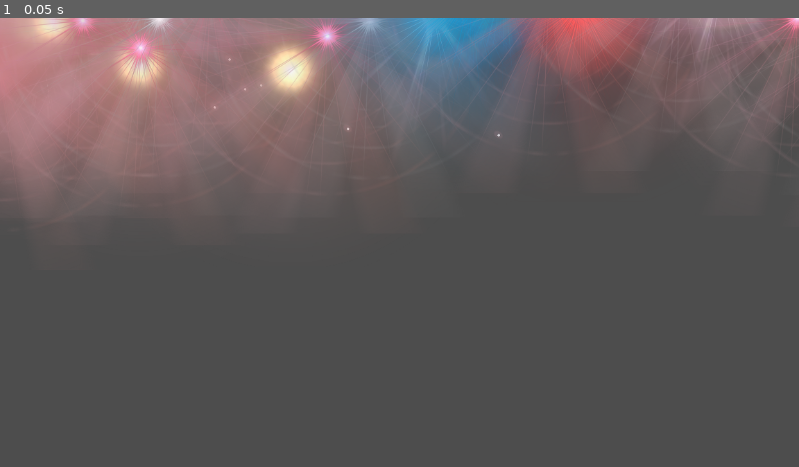
Above: before the commit, frame 1.
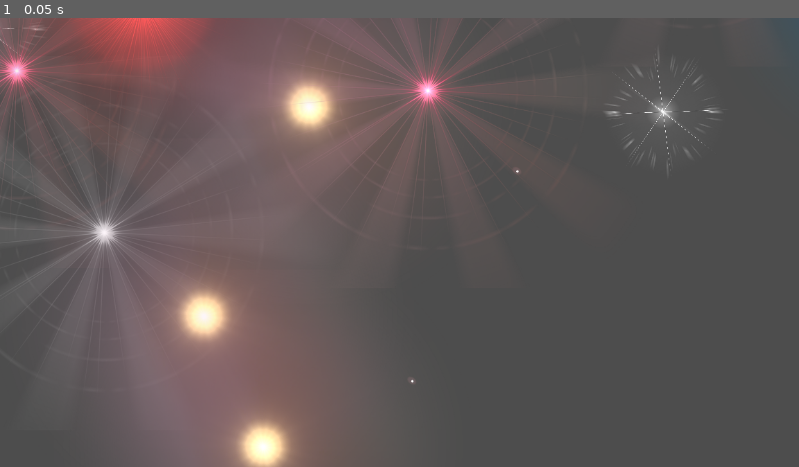
Above: after the commit, the same moment.

Repository: RedChaosWolf92/StarGenerationPracticeMKI
Game: Godot game, scene res://Galaxy/Stars/StarTemplates.tscn
The game is run twice, just before and just after one commit, with the same random seed, the same clock (stepped at 60 frames per second) and the same inputs. This scene is started directly instead of the project's main scene.
Inputs:
- Up to frame 1 (0.05 s): no input

The runs differ from the first frame. In frame 1, 40% of the frame differs, in the area x 0-100%, y 0-100%.
Error in both runs: Invalid access to property or key 'scale' on a base object of type 'null instance'. (res://Galaxy/Stars/BlackHole.gd:18)

Commit message:
Update StarTemplates.gd
changed how stars are generated, significantly improvement in placement, extreme minimal overlapping. but not shaping into a galaxy arm as desired.

Diff:
--- a/Galaxy/Stars/StarTemplates.gd
+++ b/Galaxy/Stars/StarTemplates.gd
@@ -2,16 +2,17 @@
 
 var star_types = []
 
-@export var numStars: int = 100
+@export var numStars: int = 150
 
 var offset_range = 2400
 var scaleFactor = 6
 var MaxNearbyStars = 7
 
 const MAX_ATTEMPTS = 15
-const DISPLACEMENT_STDEV = 50.0
-const REPEL_FORCE = 50.0
+const DISPLACEMENT_STDEV = 2.5
+const REPEL_FORCE = 3.5
 const MAX_REPEL_ITERATIONS = 10
+var center = Vector2(get_viewport_rect().size / 2)
 
 var rng = RandomNumberGenerator.new()
 var visible_stars = [] #list for tracking all visible stars
@@ -55,14 +56,33 @@
 
 	var step = scaled_path.size() / numStars
 
+
 	#uniformed placement
 	for i in range(numStars):
 		var newstar = chooseStar().duplicate()
-		var t = pow(float(i) / numStars, 1.75)
-		var pos = scaled_path[int(t * scaled_path.size()) % scaled_path.size()]
+		var t = sqrt(float(i) / numStars)
+		var pos = scaled_path[int(i * step) % scaled_path.size()]
+		var disfromCenter = pos.distance_to(center)
+
+		#Calculate direction of path
+		var direction = Vector2()
+		if i < numStars - 1:
+			direction = scaled_path[i + 1] - scaled_path[i]
+		else:
+			direction = scaled_path[i] - scaled_path[i - 1]
+
+		#calculate perpendicular direction
+		var PerpDirection = Vector2(-direction.y, direction.x).normalized()
 
 		#add random displacement
-		var displacement = Vector2(rng.randf(), rng.randf()).normalized() * rng.randfn() * DISPLACEMENT_STDEV
+		var displacement = PerpDirection * disfromCenter * rng.randfn() * DISPLACEMENT_STDEV * (1 -4 * (t - 0.5) * (t - 0.5))
+
+
+		#adding random angle to each star's position
+		'var angle = rng.randf() * 2 * PI
+		var distance = rng.randf() * t * DISPLACEMENT_STDEV
+		displacement += Vector2(cos(angle), sin(angle)) * distance'
+
 		pos += displacement
 
 		place_star(pos,newstar)
